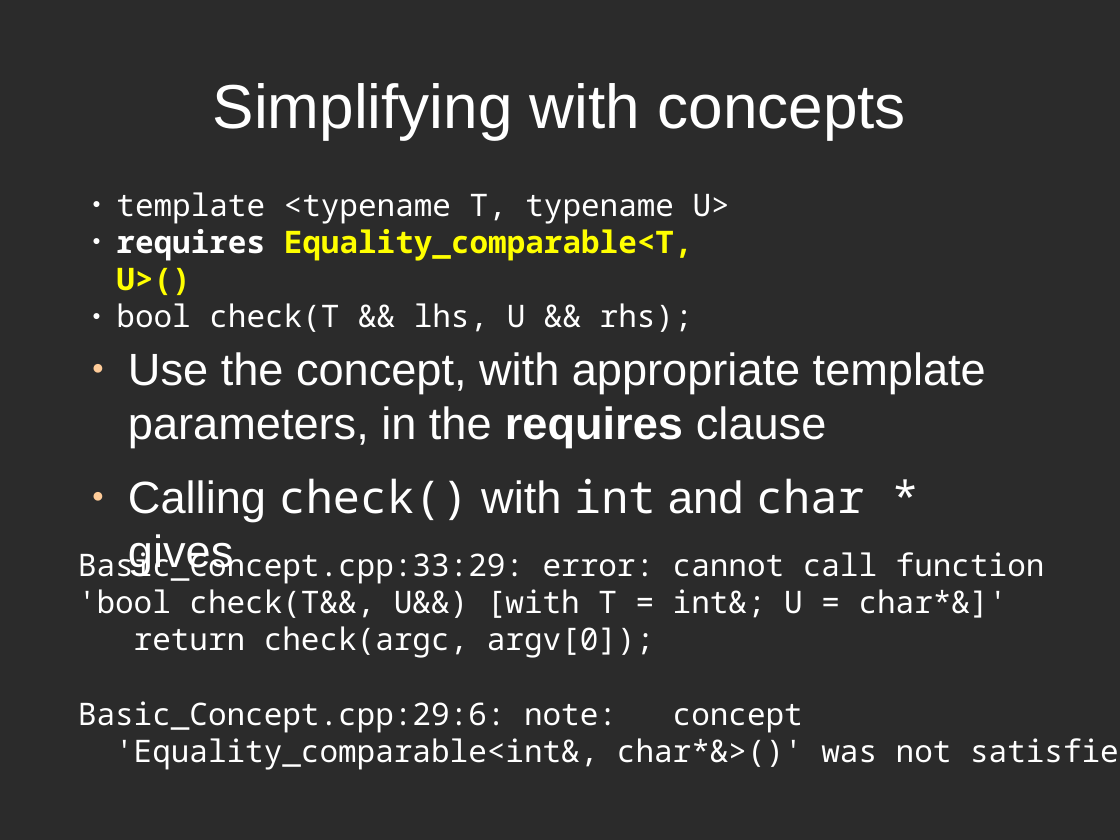
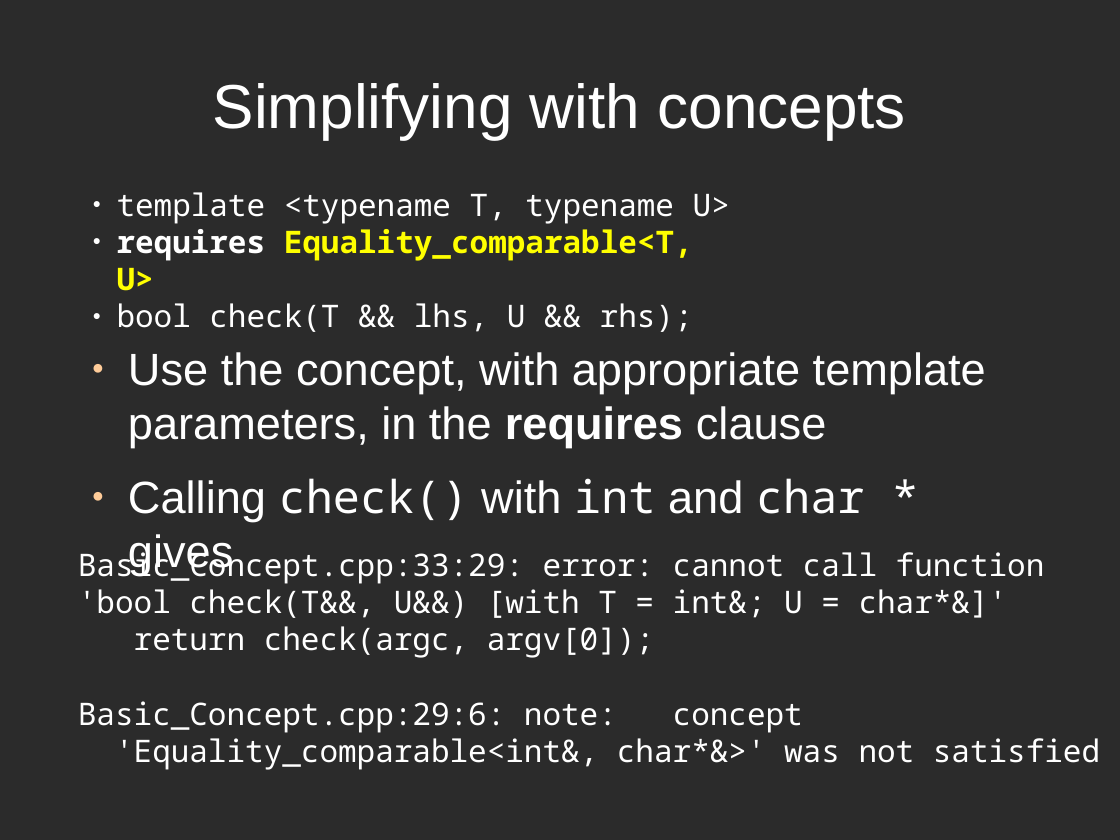
Before and after one commit to rogerorr/articles, a slide deck: slide 38 of Making_Templates_Easier/Making_Templates_Easier.odp (slide 41 before the commit). Drawn at 1120x840 pixels with LibreOffice and Linux fonts; fonts in the diff are those of the drawing; background and template pictures are left out; a plain dark background stands for a picture behind light text. Boxes give left, top, right and bottom in pixels: in the first picture for what was removed or moved away, otherwise in the second. Text is boxed around its words. In the diff, an @@ line names an element or a change of style, - is before the commit and + after.

```diff
--- a/Making_Templates_Easier/Making_Templates_Easier.odp
+++ b/Making_Templates_Easier/Making_Templates_Easier.odp
@@ text at <box>117,229,693,291</box>: text changed @@
-● requires Equality_comparable<T, U>()
+● requires Equality_comparable<T, U>
@@ text at <box>115,738,1100,770</box>: text changed @@
-'Equality_comparable<int&, char*&>()' was not satisfied
+'Equality_comparable<int&, char*&>' was not satisfied
```
Also in this commit, not shown: 31 other slides changed, 3 slides added, 4 slides removed.
